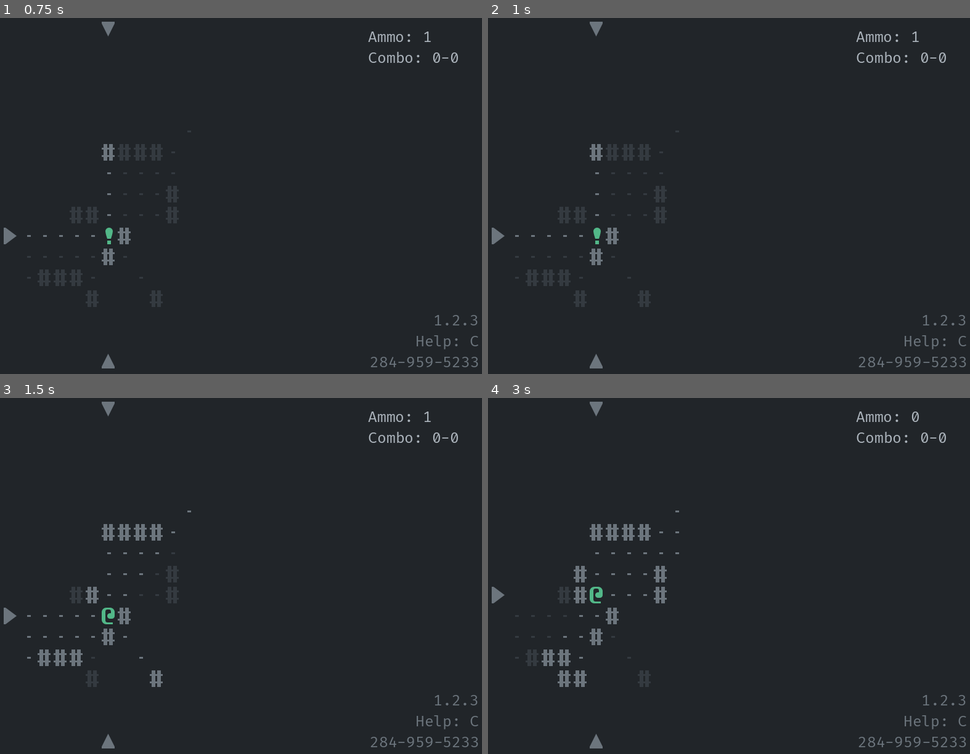
Above: before the commit, frames 1-4 (two rows, left to right).
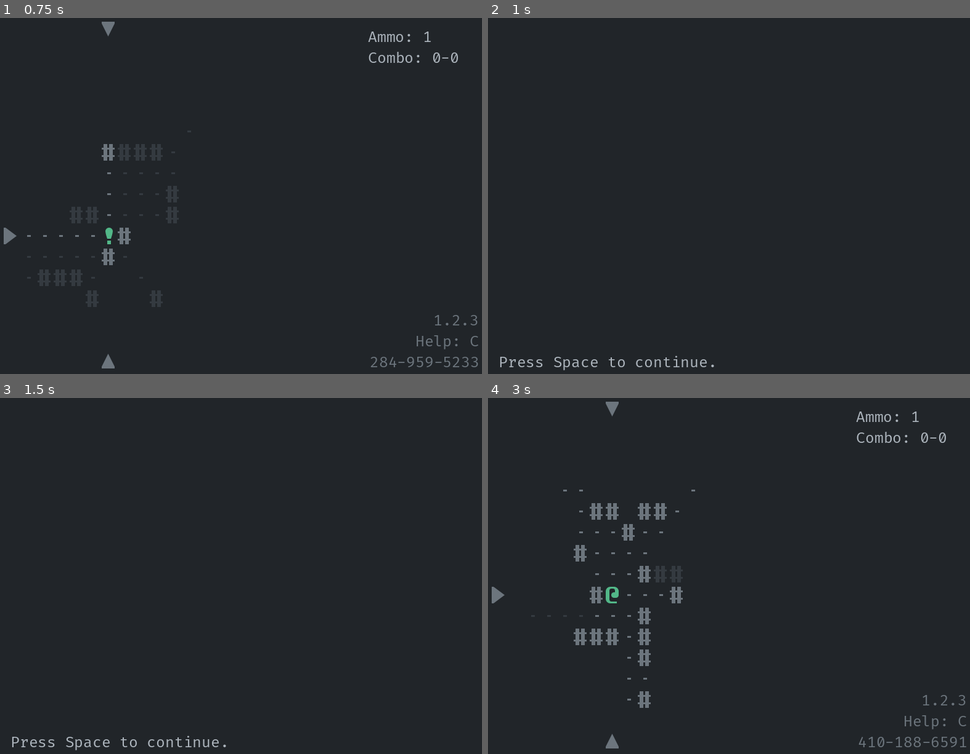
Above: after the commit, the same moments.

Repository: Bozar/godot-4-roguelike-demo
Game: Godot game, scene res://scene/main/main_game.tscn
The game is run twice, just before and just after one commit, with the same random seed, the same clock (stepped at 60 frames per second) and the same inputs.
Inputs:
- Up to frame 1 (0.75 s): tap Space (aim) at 0.5, 0.6 s; hold Right (move_right) from 0.53 s (still down)
- Up to frame 2 (1 s): keep holding Right (move_right); tap R (replay_game) at 0.8 s
- Up to frame 3 (1.5 s): tap Space (aim) at 1.25 s; release Right (move_right) at 1.28 s; hold Down (move_down) from 1.28 s (still down); tap R (replay_game) at 1.35 s
- Up to frame 4 (3 s): tap Space (aim) at 1.55, 2.75 s; tap O (restart_game) at 2 s; release Down (move_down) at 2.03 s; hold Right (move_right) 2.03-2.78 s; tap 1 (add_ammo) at 2.1 s; tap R (replay_game) at 2.3 s; hold Up (move_up) from 2.78 s (still down); tap 2 (add_combo) at 2.85 s

Frame 1 is identical in both runs. In frame 2, 1.5% of the frame differs, in the area x 0-100%, y 1-99%; in frame 3, 2.2%; in frame 4, 2.8%, in the area x 11-100%, y 1-99%.

Commit message:
Press r/o to replay/restart game.

Diff:
--- a/autoload/end_game.gd
+++ b/autoload/end_game.gd
@@ -14,3 +14,7 @@
 
     get_tree().root.remove_child(old_scene)
     old_scene.queue_free()
+
+
+func quit() -> void:
+    get_tree().quit()
--- /dev/null
+++ b/autoload/transfer_data.gd
@@ -0,0 +1,5 @@
+# class_name TransferData
+extends Node2D
+
+
+var rng_seed: int = 0
--- a/library/node_reference.gd
+++ b/library/node_reference.gd
@@ -37,7 +37,6 @@
     ],
     RANDOM_NUMBER: [
         FOOTNOTE_LABEL, ACTOR_ACTION, NEW_GAME, GAME_PROGRESS, INIT_WORLD,
-        PLAYER_INPUT,
     ],
     PC_ACTION: [
         GAME_STATE_LABEL, ACTOR_ACTION,
@@ -64,7 +63,7 @@
 const SIGNAL_CONNECTIONS: Dictionary = {
     PLAYER_INPUT: {
         SIGNAL_ACTION_PRESSED: [
-            PC_ACTION, NEW_GAME, SPLASH_SCREEN,
+            PC_ACTION, NEW_GAME, SPLASH_SCREEN, RANDOM_NUMBER,
         ],
     },
     SPRITE_FACTORY: {
--- a/project.godot
+++ b/project.godot
@@ -21,6 +21,7 @@
 SpriteStateHelper="*res://autoload/sprite_state_helper.gd"
 EndGame="*res://autoload/end_game.gd"
 SpriteFactory="*res://autoload/sprite_factory.gd"
+TransferData="*res://autoload/transfer_data.gd"
 
 [debug]
 
--- a/scene/main/new_game.gd
+++ b/scene/main/new_game.gd
@@ -19,7 +19,8 @@
 
 func _start_game() -> void:
     # TODO: Get seed from user settings.
-    _ref_RandomNumber.set_initial_seed(0)
+    # _ref_RandomNumber.set_initial_seed(0)
+    _ref_RandomNumber.set_initial_seed(TransferData.rng_seed)
     _ref_InitWorld.create_world()
     _ref_Sidebar.init_gui()
     _ref_Schedule.start_first_turn()
--- a/scene/main/player_input.gd
+++ b/scene/main/player_input.gd
@@ -12,35 +12,40 @@
 }
 
 
-var _ref_RandomNumber: RandomNumber
-
 var _input_mode: int = InputMode.START_GAME
 
 
 func _unhandled_input(event: InputEvent) -> void:
     match _input_mode:
         InputMode.START_GAME:
-            if event.is_action_pressed(InputTag.START_GAME):
-                action_pressed.emit(InputTag.START_GAME)
-                _input_mode = InputMode.NORMAL
-            elif _handle_quit_game_input(event):
+            if _is_start_game(event, _input_mode):
+                return
+            elif _is_quit_game(event):
                 return
         InputMode.END_GAME:
-            if event.is_action_pressed(InputTag.START_GAME):
-                EndGame.reload()
-            elif _handle_quit_game_input(event):
+            if _is_start_game(event, _input_mode):
                 return
-            elif _handle_copy_seed_input(event):
+            elif _is_quit_game(event):
+                return
+            elif _is_copy_seed(event):
+                return
+            elif _is_restart_game(event):
+                return
+            elif _is_replay_game(event):
                 return
         InputMode.NORMAL:
-            if _handle_quit_game_input(event):
+            if _is_quit_game(event):
                 return
-            elif _handle_copy_seed_input(event):
+            elif _is_copy_seed(event):
                 return
-            elif _handle_move_input(event):
+            elif _is_move_inputs(event):
                 return
-            elif event.is_action_pressed(InputTag.AIM):
-                action_pressed.emit(InputTag.AIM)
+            elif _is_aim(event):
+                return
+            elif _is_restart_game(event):
+                return
+            elif _is_replay_game(event):
+                return
 
 
 func _on_Schedule_turn_started(sprite: Sprite2D) -> void:
@@ -52,7 +57,7 @@
     _input_mode = InputMode.END_GAME
 
 
-func _handle_move_input(event: InputEvent) -> bool:
+func _is_move_inputs(event: InputEvent) -> bool:
     for i: StringName in InputTag.MOVE_INPUTS:
         if event.is_action_pressed(i):
             action_pressed.emit(i)
@@ -60,15 +65,58 @@
     return false
 
 
-func _handle_quit_game_input(event: InputEvent) -> bool:
+func _is_start_game(event: InputEvent, input_mode: int) -> bool:
+    if event.is_action_pressed(InputTag.START_GAME):
+        match input_mode:
+            InputMode.START_GAME:
+                action_pressed.emit(InputTag.START_GAME)
+                _input_mode = InputMode.NORMAL
+                return true
+            InputMode.END_GAME:
+                EndGame.reload()
+                return true
+    return false
+
+
+func _is_quit_game(event: InputEvent) -> bool:
     if event.is_action_pressed(InputTag.QUIT_GAME):
-        get_tree().quit()
+        EndGame.quit()
         return true
     return false
 
 
-func _handle_copy_seed_input(event: InputEvent) -> bool:
+func _is_copy_seed(event: InputEvent) -> bool:
     if event.is_action_pressed(InputTag.COPY_SEED):
-        DisplayServer.clipboard_set(str(_ref_RandomNumber.get_seed()))
+        action_pressed.emit(InputTag.COPY_SEED)
         return true
     return false
+
+
+func _is_aim(event: InputEvent) -> bool:
+    if event.is_action_pressed(InputTag.AIM):
+        action_pressed.emit(InputTag.AIM)
+        return true
+    return false
+
+
+func _is_restart_game(event: InputEvent) -> bool:
+    if event.is_action_pressed(InputTag.RESTART_GAME):
+        _set_transfer_data(false)
+        EndGame.reload()
+        return true
+    return false
+
+
+func _is_replay_game(event: InputEvent) -> bool:
+    if event.is_action_pressed(InputTag.REPLAY_GAME):
+        _set_transfer_data(true)
+        EndGame.reload()
+        return true
+    return false
+
+
+func _set_transfer_data(is_replay: bool) -> void:
+    if is_replay:
+        action_pressed.emit(InputTag.REPLAY_GAME)
+    else:
+        action_pressed.emit(InputTag.RESTART_GAME)
--- a/scene/main/random_number.gd
+++ b/scene/main/random_number.gd
@@ -25,3 +25,13 @@
         new_seed = _rng.randi()
     _rng.seed = new_seed
     print("Seed: %d" % new_seed)
+
+
+func _on_PlayerInput_action_pressed(input_tag: StringName) -> void:
+    match input_tag:
+        InputTag.COPY_SEED:
+            DisplayServer.clipboard_set(str(get_seed()))
+        InputTag.REPLAY_GAME:
+            TransferData.rng_seed = get_seed()
+        InputTag.RESTART_GAME:
+            TransferData.rng_seed = 0
